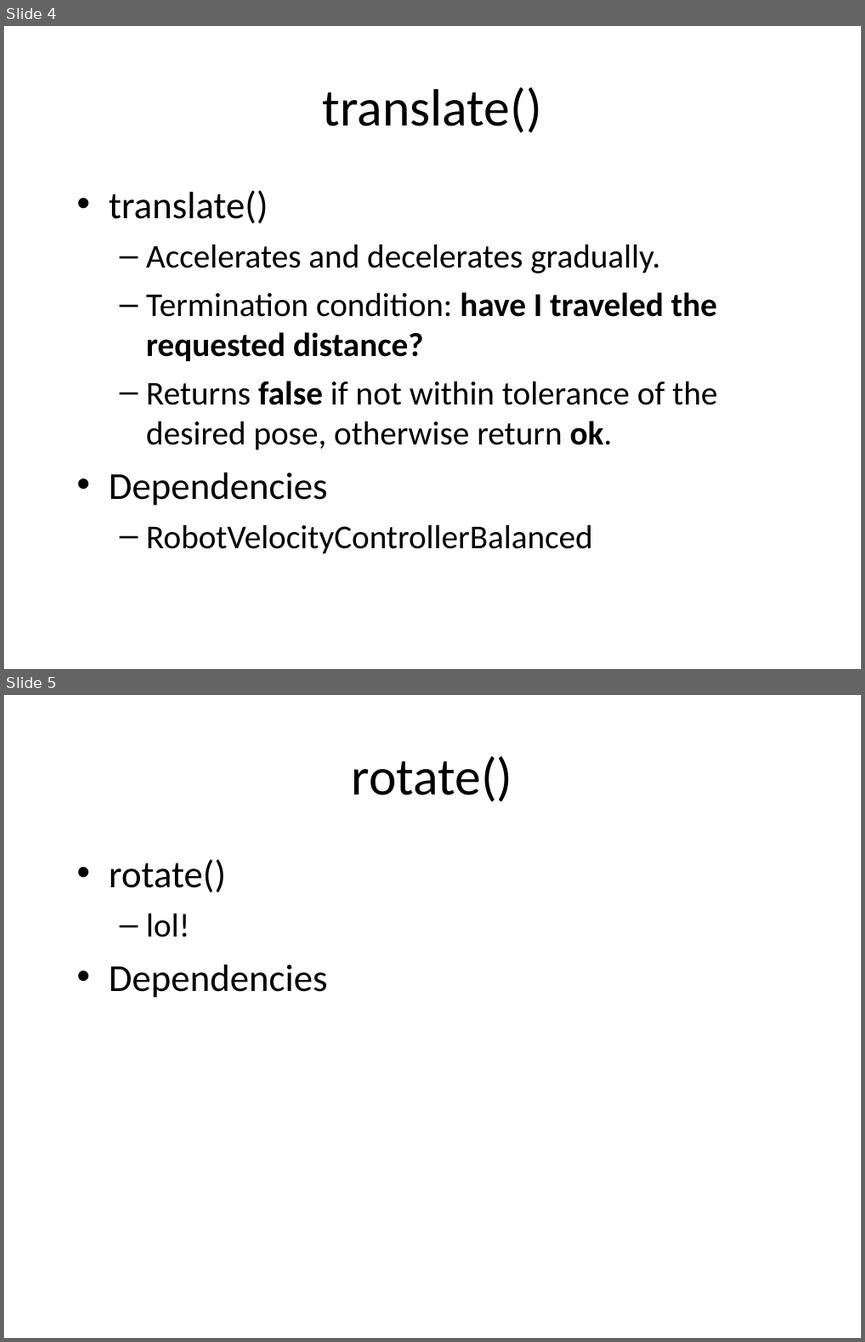
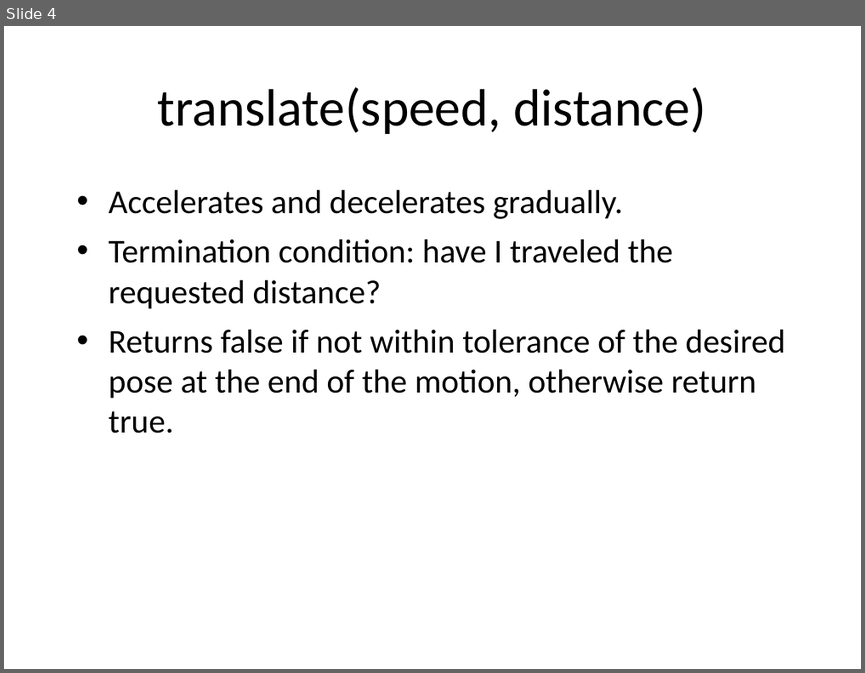
Before and after one commit to nforrester/6.141_labs, a slide deck: Other/RSS Lab 2 Presentation.ppt. Shown one above the other, each under a label of ours: slides 4 and 5 before the commit, slide 4 after it. The pictures are 865x1342 and 865x673 pixels, drawn with LibreOffice and Linux fonts; fonts in the diff are those of the drawing. Boxes give left, top, right and bottom in pixels: in the first picture for what was removed or moved away, otherwise in the second. Text is boxed around its words. In the diff, an @@ line names an element or a change of style, - is before the commit and + after.

```diff
--- a/Other/RSS Lab 2 Presentation.ppt
+++ b/Other/RSS Lab 2 Presentation.ppt
@@ slide 5 removed at (4, 695, 861, 1338), background #FFFFFF @@
@@ text removed at (352, 756, 513, 802) @@
-rotate()
@@ text removed at (109, 859, 327, 998) @@
-• rotate()
-  – lol!
-• Dependencies
@@ slide 4 changed as well @@
@@ text at (158, 87, 706, 134): text changed @@
-translate()
+translate(speed, distance)
@@ text at (109, 190, 268, 223): paragraph removed @@
-• translate()
@@ text at (109, 189, 673, 309): bold off in "have I traveled the requested distance?"; bullet – to •; list level 2 to 1 in "Accelerates and decelerates gradually."; list level 2 to 1 in "Termination condition: have I traveled ..." @@
@@ text at (109, 329, 786, 433): text changed @@
-  – Returns false if not within tolerance of the desired pose, otherwise return ok.
-• Dependencies
-  – RobotVelocityControllerBalanced
+• Returns false if not within tolerance of the desired pose at the end of the motion, otherwise return true.
```
Also in this commit, not shown: 2 other slides changed, 6 slides added, 2 other slides removed.
